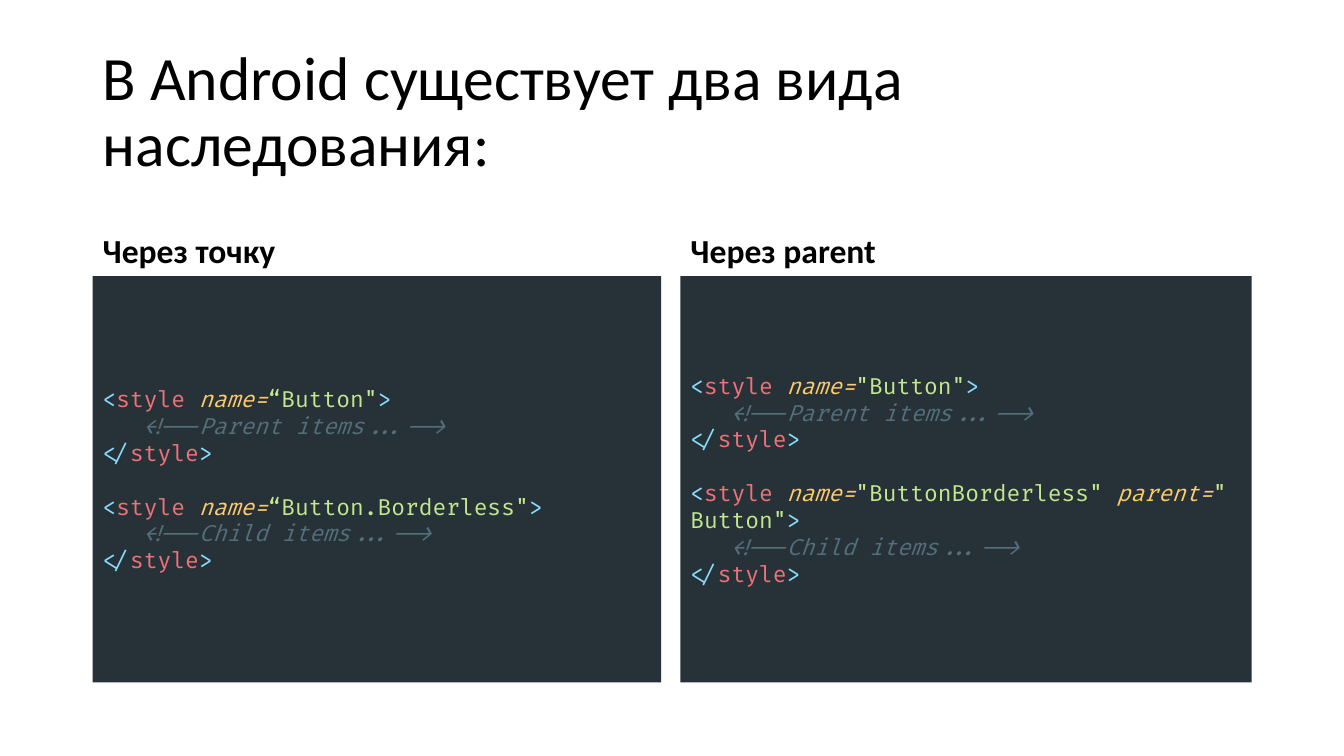
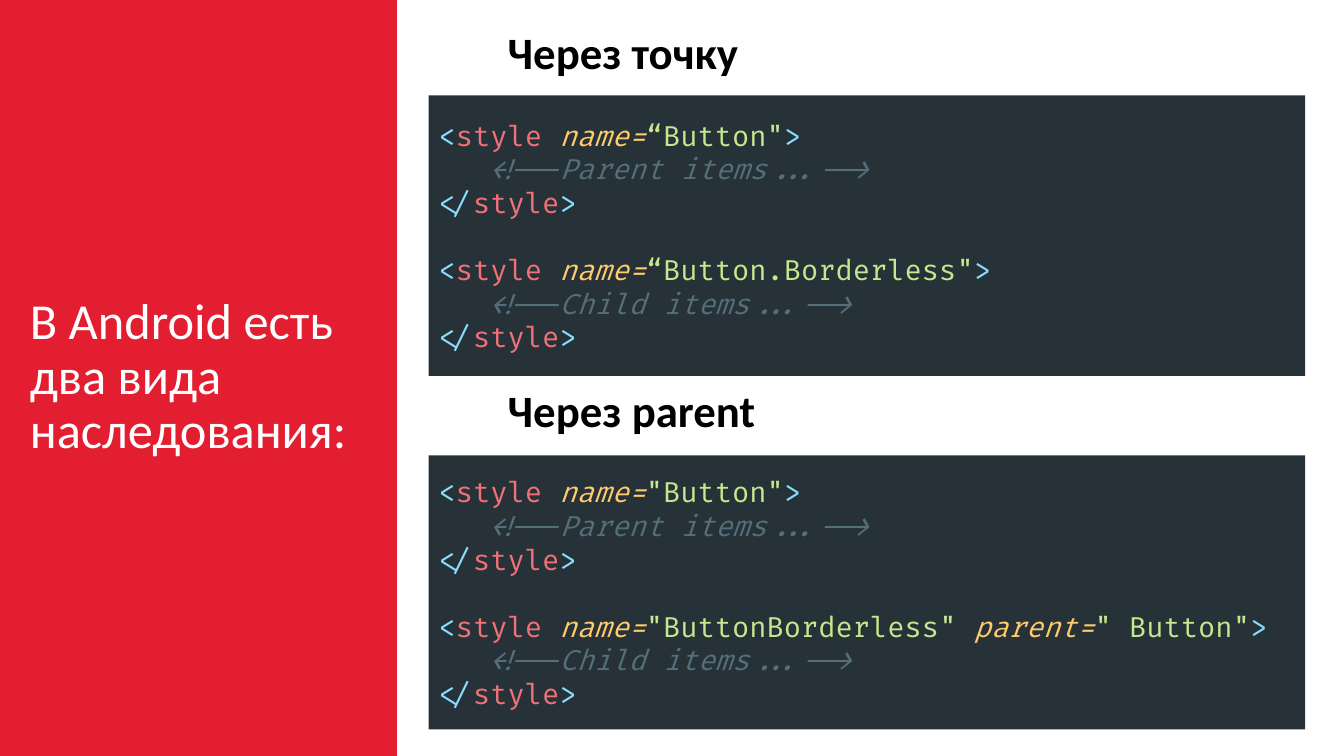
Before and after one commit to ZebanNikolay/android-style-best-practices, a slide deck: slide 17 of Styles and Themes in Android.pptm (slide 14 before the commit). Drawn at 1344x756 pixels with LibreOffice and Linux fonts; fonts in the diff are those of the drawing. Boxes give left, top, right and bottom in pixels: in the first picture for what was removed or moved away, otherwise in the second. Text is boxed around its words. In the diff, an @@ line names an element or a change of style, - is before the commit and + after.

```diff
--- a/Styles and Themes in Android.pptm
+++ b/Styles and Themes in Android.pptm
@@ title "В Android есть два вида ...": place and size @@
-title "В Android есть два вида ..." at [103,57,903,176]
+title "В Android есть два вида ..." at [0,0,397,756]
@@ title "В Android есть два вида ..." at [0,0,397,756]: fill none to #E21E30 @@
@@ text "Через точку": place and size @@
-text "Через точку" at [103,241,276,269]
+text "Через точку" at [508,40,738,76]
@@ text "Через точку" at [508,40,738,76]: size 24 to 32 pt @@
@@ text "<style name=“Button"> <!--Parent items...--> </style> ..." at [429,96,1306,376]: size 16 to 20 pt @@
@@ text "<style name=“Button"> <!--Parent items...--> </style> ...": place and size @@
-text "<style name=“Button"> <!--Parent items...--> </style> ..." at [93,276,661,683]
+text "<style name=“Button"> <!--Parent items...--> </style> ..." at [429,96,1306,376]
@@ title at [30,304,347,457]: text changed; size 44 to 36 pt; text colour #000000 to #FFFFFF @@
-В Android существует два вида наследования:
+В Android есть
+два вида наследования:
@@ text "Через parent" at [508,398,755,434]: size 24 to 32 pt @@
@@ text "Через parent": place and size @@
-text "Через parent" at [690,241,875,269]
+text "Через parent" at [508,398,755,434]
@@ text "<style name="Button"> <!--Parent items...--> </style> ...": place and size @@
-text "<style name="Button"> <!--Parent items...--> </style> ..." at [681,276,1252,683]
+text "<style name="Button"> <!--Parent items...--> </style> ..." at [429,456,1306,730]
@@ text "<style name="Button"> <!--Parent items...--> </style> ..." at [429,456,1306,730]: size 16 to 20 pt @@
```
Also in this commit, not shown: 21 other slides changed, 4 slides added, 2 slides removed.
